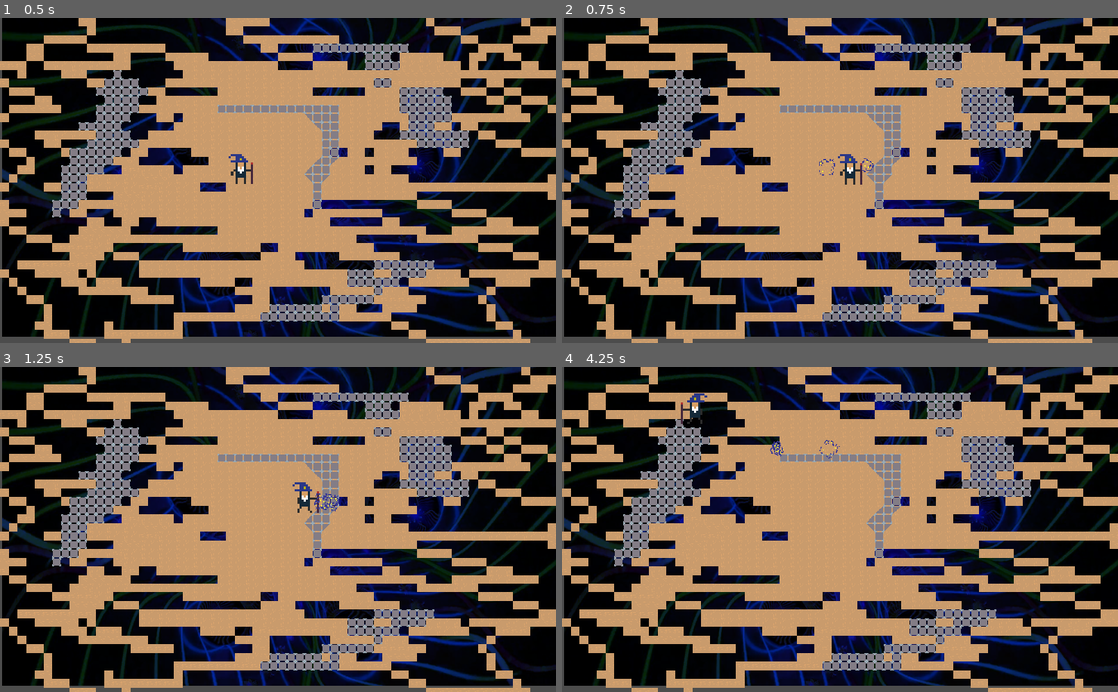
Above: before the commit, frames 1-4 (two rows, left to right).
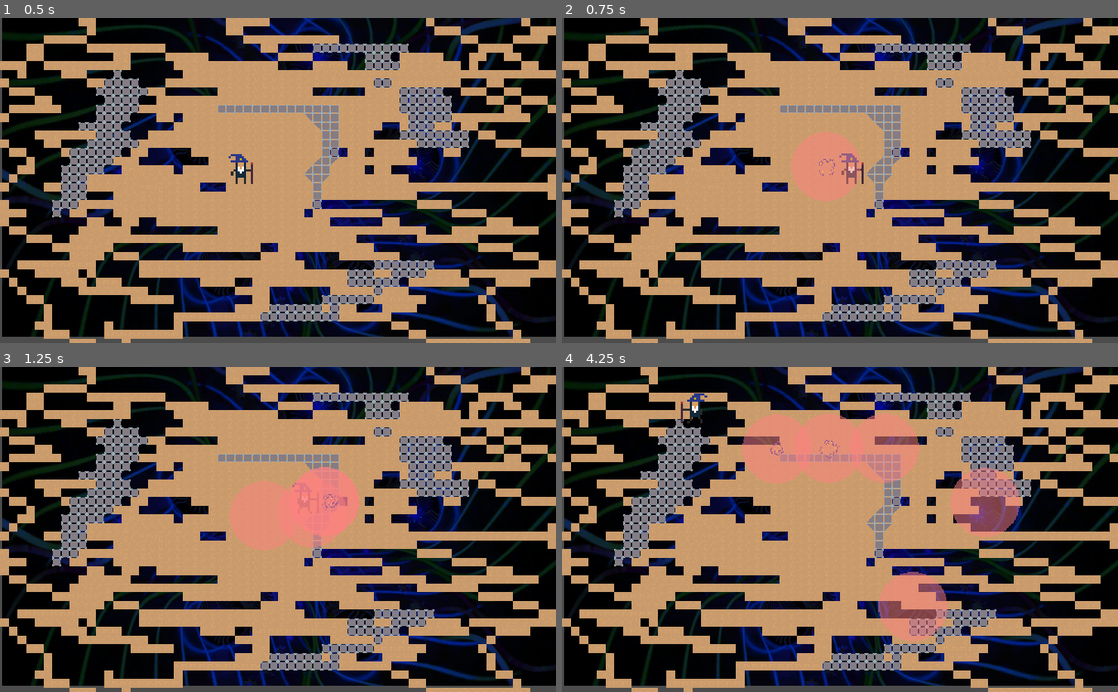
Above: after the commit, the same moments.

Repository: Magorx/olanir-cast
Game: Godot game, scene res://Main.tscn
The game is run twice, just before and just after one commit, with the same random seed, the same clock (stepped at 60 frames per second) and the same inputs.
Inputs (mouse positions are in pixels of both pictures, inside the frame that each line leads up to):
- Up to frame 1 (0.5 s): no input
- Up to frame 2 (0.75 s): tap Enter at 0.5 s; move the mouse to (962, 164) at 0.52 s; press the mouse at (962, 164) at 0.53 s; hold D (move_right) from 0.53 s (still down)
- Up to frame 3 (1.25 s): keep holding D (move_right)
- Up to frame 4 (4.25 s): move the mouse to (728, 545) at 1.27 s; release D (move_right) at 1.28 s; release the mouse at (728, 545) at 1.28 s; hold S (move_down) 1.28-2.03 s; click (728, 545) at 1.35 s; move the mouse to (895, 458) at 2.02 s; press the mouse at (895, 458) at 2.03 s; hold D (move_right) 2.03-2.78 s; move the mouse to (812, 594) at 2.77 s; release the mouse at (812, 594) at 2.78 s; hold W (move_up) 2.78-3.53 s; click (812, 594) at 2.85 s; move the mouse to (1006, 578) at 3.52 s; press the mouse at (1006, 578) at 3.53 s; hold A (move_left) from 3.53 s (still down)

Frame 1 is identical in both runs. In frame 2, 2.0% of the frame differs, in the area x 41-57%, y 35-57%; in frame 3, 4.2%; in frame 4, 9.3%, in the area x 21-83%, y 10-85%.

Commit message:
area effects work

Diff:
--- a/src/Main.tscn
+++ b/src/Main.tscn
@@ -90,5 +90,6 @@
 format = 1
 tile_data = PoolIntArray( 655385, 1, 0, 655386, 1, 0, 655387, 1, 0, 655388, 1, 0, 655389, 1, 0, 655390, 1, 0, 655391, - …(622 unchanged characters)…
 
-[node name="Unit" parent="." instance=ExtResource( 1 )]
+[node name="Unit" parent="." groups=["units"] instance=ExtResource( 1 )]
 position = Vector2( 442, 275 )
+collision_layer = 1
--- /dev/null
+++ b/src/area_effect/AreaEffect.gd
@@ -0,0 +1,61 @@
+extends Area2D
+
+
+class_name AreaEffect
+
+
+export var expire_time: float = 1
+export var tps: int = 5
+export var oneshot: bool = false
+
+
+signal appeared
+signal effect_tick
+signal unit_entered(unit)
+signal creature_entered(creature)
+signal lifetime_end
+signal expired
+
+
+func _ready():
+    $ExpireTimer.wait_time = expire_time
+    $ExpireTimer.start()
+
+    $TickTimer.wait_time = 1 / max(tps, 1)
+    $TickTimer.start()
+
+
+func on_appear(pos, dir):
+    position = pos
+    emit_signal("appeared")
+
+
+func on_effect_tick():
+    emit_signal("effect_tick")
+    if oneshot:
+        on_expire()
+
+
+func on_unit_enter(unit: Unit):
+    emit_signal("unit_entered", unit)
+
+
+func on_creature_enter(creature: Creature):
+    emit_signal("creature_entered", creature)
+
+
+func on_lifetime_end():
+    emit_signal("lifetime_end")
+    on_expire()
+
+
+func on_expire():
+    emit_signal("expired")
+    queue_free()
+
+
+func _on_AreaEffect_body_entered(body):
+    if body is Unit:
+        on_unit_enter(body as Unit)
+    if body is Creature:
+        on_creature_enter(body as Creature)
--- a/src/area_effect/AreaEffect.tscn
+++ b/src/area_effect/AreaEffect.tscn
@@ -1,7 +1,23 @@
-[gd_scene format=2]
+[gd_scene load_steps=2 format=2]
+
+[ext_resource path="res://area_effect/AreaEffect.gd" type="Script" id=1]
 
 [node name="AreaEffect" type="Area2D"]
 collision_layer = 163840
-collision_mask = 2064
+collision_mask = 2065
+script = ExtResource( 1 )
 
 [node name="CollisionShape2D" type="CollisionShape2D" parent="."]
+
+[node name="AnimatedSprite" type="AnimatedSprite" parent="."]
+
+[node name="TickTimer" type="Timer" parent="."]
+
+[node name="ExpireTimer" type="Timer" parent="."]
+one_shot = true
+
+[connection signal="area_entered" from="." to="." method="_on_AreaEffect_area_entered"]
+[connection signal="area_shape_entered" from="." to="." method="_on_AreaEffect_area_shape_entered"]
+[connection signal="body_entered" from="." to="." method="_on_AreaEffect_body_entered"]
+[connection signal="timeout" from="TickTimer" to="." method="on_effect_tick"]
+[connection signal="timeout" from="ExpireTimer" to="." method="on_lifetime_end"]
--- /dev/null
+++ b/src/area_effect/collection/AreaEffectCircle.gd
@@ -0,0 +1,14 @@
+extends AreaEffect
+
+
+export var color: Color = Color(255, 255, 255, 255 / 2)
+
+
+func _ready():
+    $AnimatedSprite.modulate = color
+
+
+func on_unit_enter(unit: Unit):
+    if unit is Projectile:
+        var norm = (unit.position - position).normalized()
+        unit.velocity -= 2 * unit.velocity.dot(norm) * norm
--- /dev/null
+++ b/src/area_effect/collection/AreaEffectCircle.tscn
@@ -0,0 +1,28 @@
+[gd_scene load_steps=6 format=2]
+
+[ext_resource path="res://area_effect/AreaEffect.tscn" type="PackedScene" id=1]
+[ext_resource path="res://texture/shape/circle.png" type="Texture" id=2]
+[ext_resource path="res://area_effect/collection/AreaEffectCircle.gd" type="Script" id=3]
+
+[sub_resource type="CircleShape2D" id=1]
+radius = 32.0
+
+[sub_resource type="SpriteFrames" id=2]
+animations = [ {
+"frames": [ ExtResource( 2 ) ],
+"loop": true,
+"name": "default",
+"speed": 5.0
+} ]
+
+[node name="AreaEffectCircle" instance=ExtResource( 1 )]
+scale = Vector2( 2, 2 )
+script = ExtResource( 3 )
+expire_time = 2.0
+color = Color( 1, 0.505882, 0.505882, 0.501961 )
+
+[node name="CollisionShape2D" parent="." index="0"]
+shape = SubResource( 1 )
+
+[node name="AnimatedSprite" parent="." index="1"]
+frames = SubResource( 2 )
--- a/src/magic/rune/collection/rune_area.gd
+++ /dev/null
@@ -1 +0,0 @@
-extends Rune
--- /dev/null
+++ b/src/magic/rune/collection/rune_spawn_area.gd
@@ -0,0 +1,62 @@
+extends Rune
+
+
+class_name RuneSpawnAreaEffect
+
+
+var area_type
+
+
+func set_area_type(type) -> Rune:
+    area_type = type
+    return self
+
+
+func modify_area(_area):
+    pass
+
+
+func on_cast(caster_, position, direction, rune_chain_: RuneChain) -> bool:
+    if not .on_cast(caster_, position, direction, rune_chain_):
+        return false
+
+    var area: AreaEffect = area_type.instance()
+    modify_area(area)
+
+    var _ign = null
+
+    _ign = area.connect("appeared", self, "on_area_appeared")
+    _ign = area.connect("effect_tick", self, "on_area_effect_tick")
+    _ign = area.connect("unit_entered", self, "on_area_unit_entered")
+    _ign = area.connect("creature_entered", self, "on_area_creature_entered")
+    _ign = area.connect("lifetime_end", self, "on_area_lifetime_end")
+    _ign = area.connect("expired", self, "on_area_expired")
+
+    caster.get_parent().add_child(area)
+    area.on_appear(position, direction)
+
+    return true
+
+
+func on_area_appeared():
+    pass
+
+
+func on_area_effect_tick():
+    pass
+
+
+func on_area_unit_entered(_unit):
+    pass
+
+
+func on_area_creature_entered(_creature):
+    pass
+
+
+func on_area_lifetime_end():
+    pass
+
+
+func on_area_expired():
+    pass
--- a/src/magic/rune/collection/rune_spawn_projectile.gd
+++ b/src/magic/rune/collection/rune_spawn_projectile.gd
@@ -35,8 +35,6 @@
     proj.connect("lifetime_expired", self, "on_proj_lifetime_expired")
     proj.connect("expired", self, "on_proj_expired")
 
-    print("dist is ", (caster.position - position - shift).length())
-
     proj.on_fire(position + shift, direction)
 
     return true
@@ -63,9 +61,7 @@
 
 
 func shift_projectile_from_caster(proj):
-    print(caster.cast_radius + proj.safecast_shift)
     var shift = cast_direction * (caster.cast_radius + proj.safecast_shift)
-    print(shift)
 
 #    if caster.direction.dot(caster.velocity) > 0:
 #        shift += caster.velocity.normalized() * caster.max_velocity * (2 / Engine.iterations_per_second)
--- a/src/project.godot
+++ b/src/project.godot
@@ -9,6 +9,11 @@
 config_version=4
 
 _global_script_classes=[ {
+"base": "Area2D",
+"class": "AreaEffect",
+"language": "GDScript",
+"path": "res://area_effect/AreaEffect.gd"
+}, {
 "base": "Unit",
 "class": "Creature",
 "language": "GDScript",
@@ -45,6 +50,11 @@
 "path": "res://magic/rune_chain/rune_chain.gd"
 }, {
 "base": "Rune",
+"class": "RuneSpawnAreaEffect",
+"language": "GDScript",
+"path": "res://magic/rune/collection/rune_spawn_area.gd"
+}, {
+"base": "Rune",
 "class": "RuneSpawnProjectile",
 "language": "GDScript",
 "path": "res://magic/rune/collection/rune_spawn_projectile.gd"
@@ -70,6 +80,7 @@
 "path": "res://unit/state_machine/state.gd"
 } ]
 _global_script_class_icons={
+"AreaEffect": "",
 "Creature": "",
 "CreatureStateIdle": "",
 "CreatureStateMove": "",
@@ -77,6 +88,7 @@
 "Rune": "",
 "RuneCastNext": "",
 "RuneChain": "",
+"RuneSpawnAreaEffect": "",
 "RuneSpawnProjectile": "",
 "RuneSpawnTriggerProjectile": "",
 "Spell": "",
--- a/src/projectile/Projectile.gd
+++ b/src/projectile/Projectile.gd
@@ -20,6 +20,10 @@
     $ExpireTimer.start()
 
     pass # Replace with function body.
+
+
+func _process(delta):
+    look_at(position + velocity)
 
 
 # Called every frame. 'delta' is the elapsed time since the previous frame.
--- a/src/projectile/Projectile.tscn
+++ b/src/projectile/Projectile.tscn
@@ -4,7 +4,8 @@
 [ext_resource path="res://projectile/Projectile.gd" type="Script" id=2]
 
 [node name="Projectile" instance=ExtResource( 1 )]
-collision_layer = 2
+collision_layer = 98320
+collision_mask = 545
 script = ExtResource( 2 )
 
 [node name="ExpireTimer" type="Timer" parent="." index="2" groups=["projectiles"]]
--- a/src/wizard.gd
+++ b/src/wizard.gd
@@ -2,6 +2,7 @@
 
 
 const energy_bolt = preload("res://projectile/collection/EnergyBalt.tscn")
+const circle_area = preload("res://area_effect/collection/AreaEffectCircle.tscn")
 
 var spell: Spell
 var direction: Vector2
@@ -12,7 +13,7 @@
     spell = Spell.new()
     spell.add_rune(RuneCastNext.new())
     spell.add_rune(RuneSpawnTriggerProjectile.new().set_projectile_type(energy_bolt))
-    spell.add_rune(RuneSpawnProjectile.new().set_projectile_type(energy_bolt))
+    spell.add_rune(RuneSpawnAreaEffect.new().set_area_type(circle_area))
     pass # Replace with function body.
 
 
Binary file added: src/texture/shape/circle.png
Not shown, added: src/texture/shape/circle.png.import
